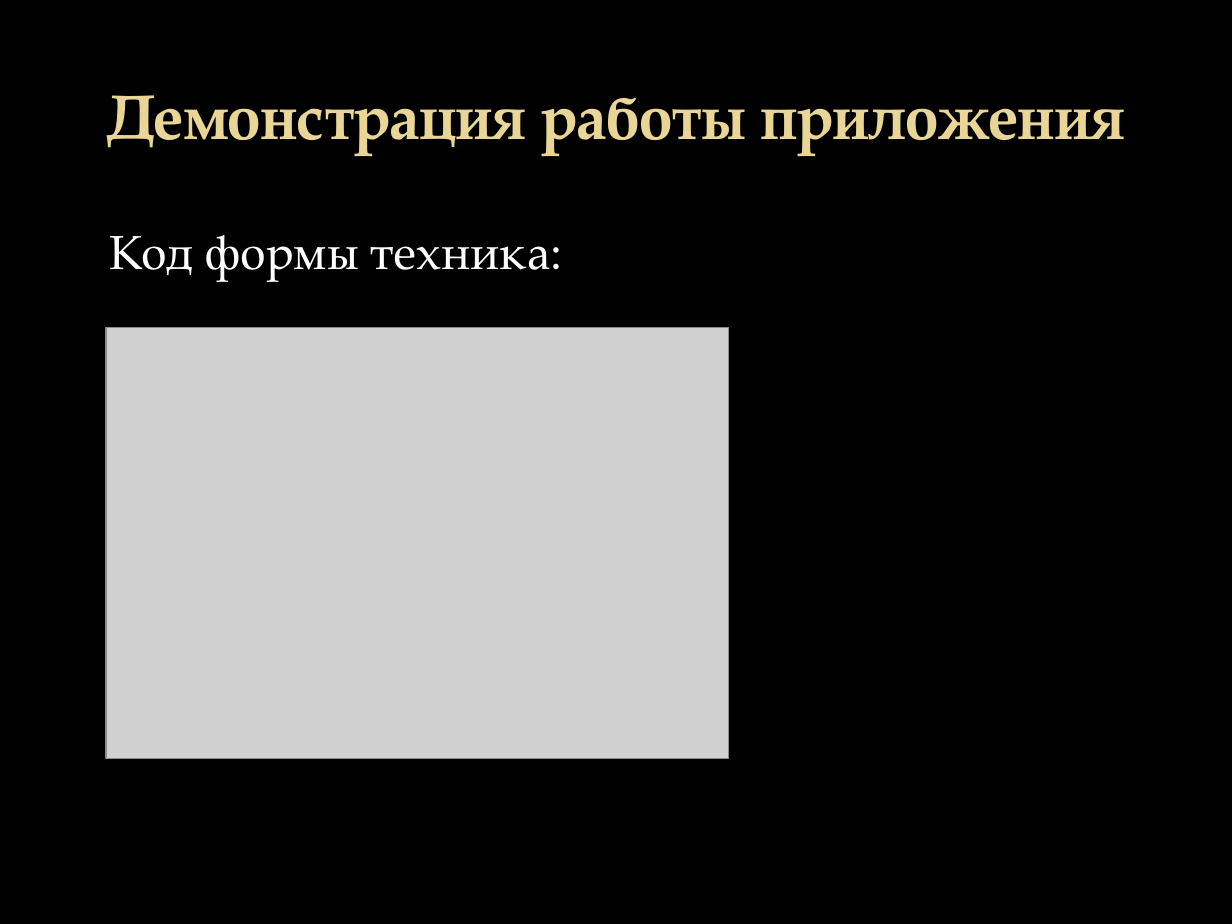
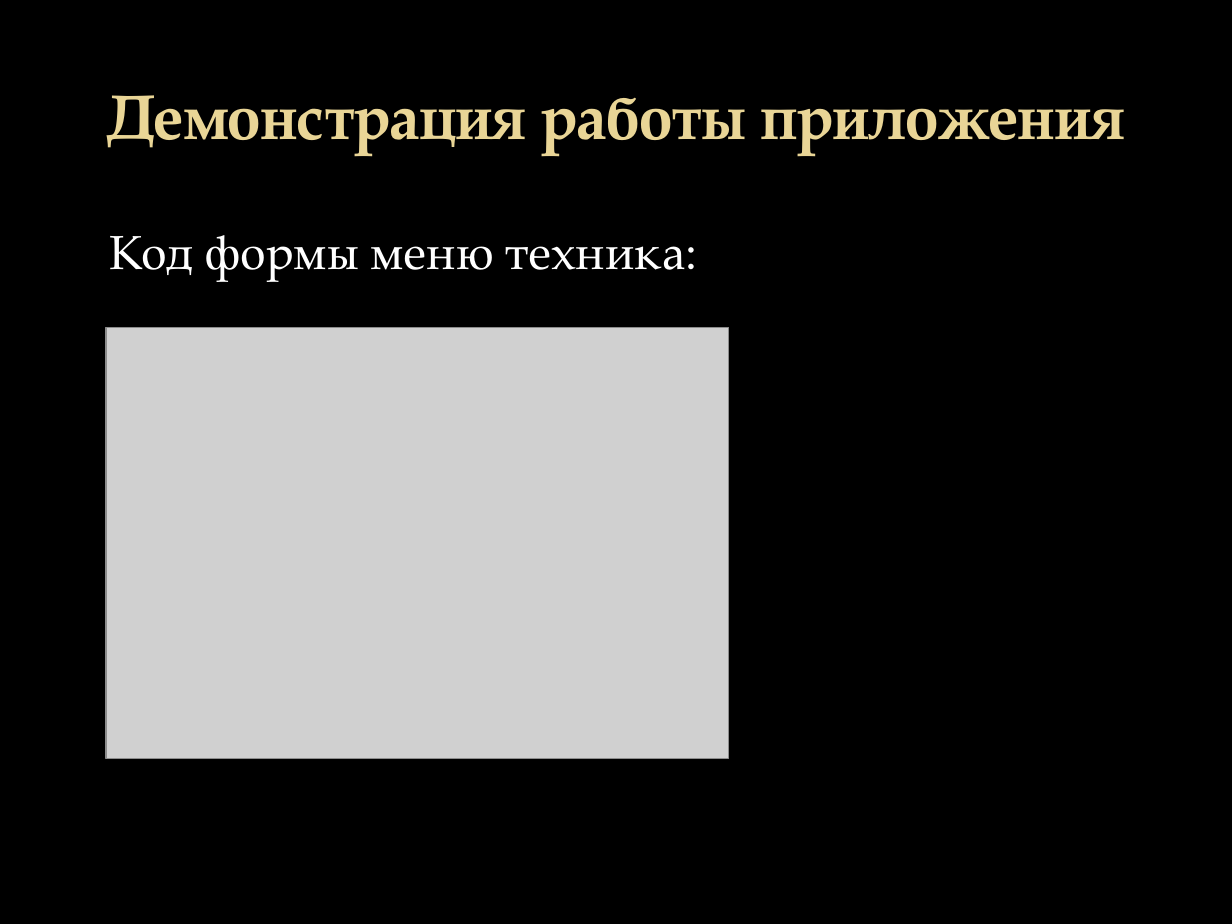
Before and after one commit to Krak12/Abilympics3.0, a slide deck: slide 15 of Abilympics3.0.pptx. Drawn at 1232x924 pixels with LibreOffice and Linux fonts; fonts in the diff are those of the drawing; grey boxes stand for pictures; background and template pictures are left out. Boxes give left, top, right and bottom in pixels: in the first picture for what was removed or moved away, otherwise in the second. Text is boxed around its words. In the diff, an @@ line names an element or a change of style, - is before the commit and + after.

Commit message:
Save

```diff
--- a/Abilympics3.0.pptx
+++ b/Abilympics3.0.pptx
@@ text at box(110, 235, 685, 281): text changed @@
-Код формы техника:
+Код формы меню техника:
```
